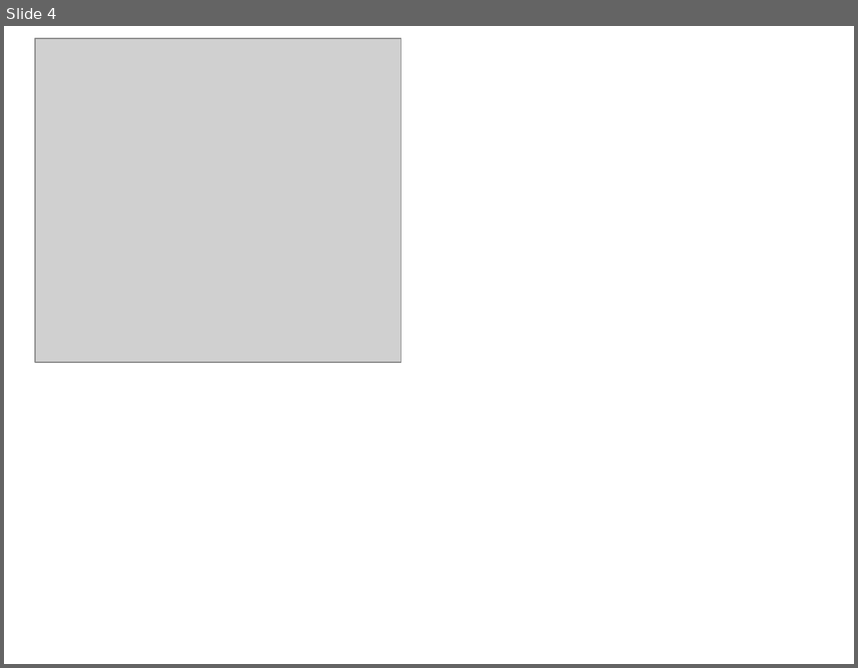
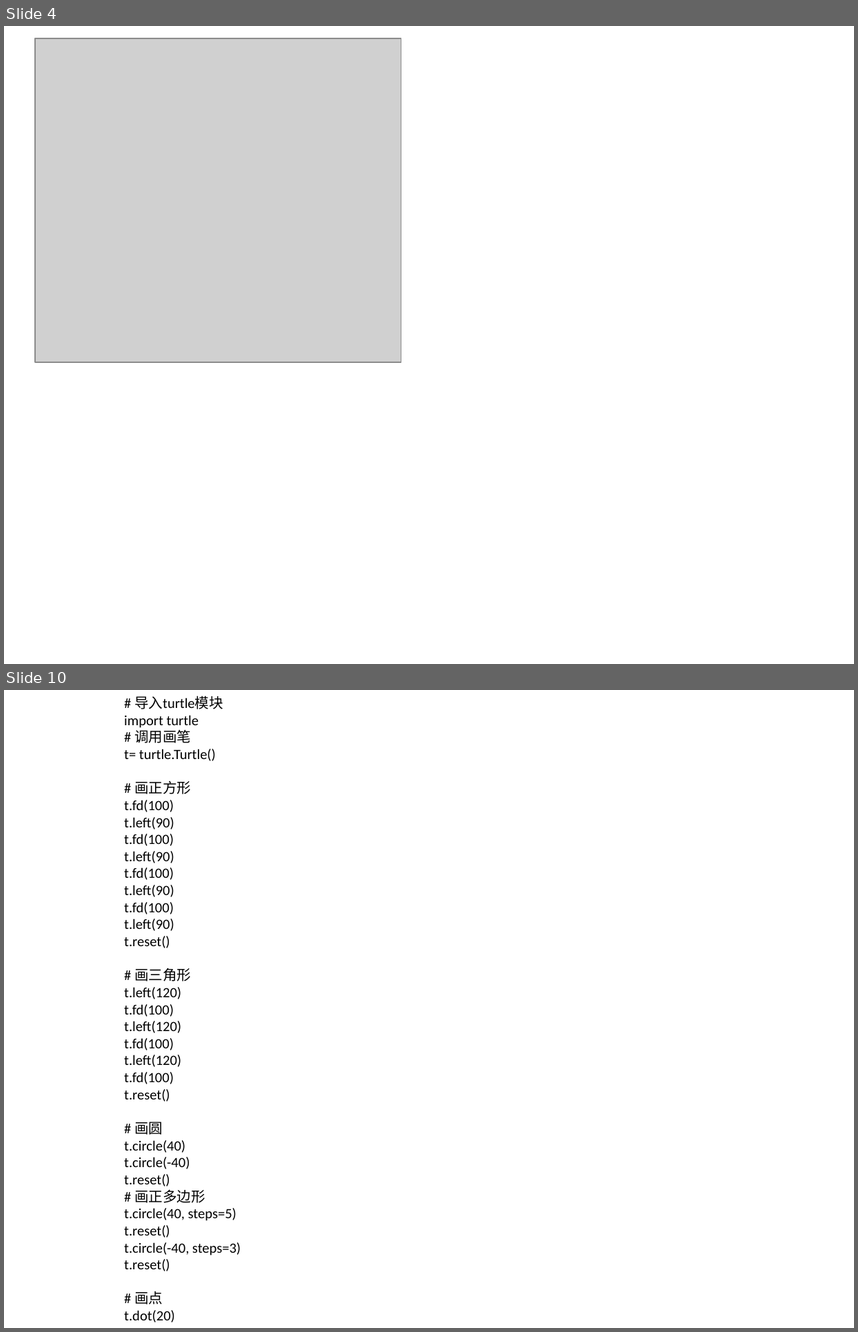
Before and after one commit to jellier/teachkidspython, a slide deck: Python入门课0.pptx. Shown one above the other, each under a label of ours: slide 4 before the commit, slides 4 and 10 after it; the slides between them are not shown. The pictures are 858x668 and 858x1332 pixels, drawn with LibreOffice and Linux fonts; fonts in the diff are those of the drawing; grey boxes stand for pictures. Boxes give left, top, right and bottom in pixels: in the first picture for what was removed or moved away, otherwise in the second. Text is boxed around its words. In the diff, an @@ line names an element or a change of style, - is before the commit and + after.

```diff
--- a/Python入门课0.pptx
+++ b/Python入门课0.pptx
@@ slide 10 added at bbox=[4, 690, 854, 1328], background #FFFFFF @@
@@ text added at bbox=[124, 696, 241, 1322], 12 pt, text #000000 @@
+# 导入turtle模块
+import turtle
+# 调用画笔
+t= turtle.Turtle()
+# 画正方形
+t.fd(100)
+t.left(90)
+t.fd(100)
+t.left(90)
+t.fd(100)
+t.left(90)
+t.fd(100)
+t.left(90)
+t.reset()
+# 画三角形
+t.left(120)
+t.fd(100)
+t.left(120)
+t.fd(100)
+t.left(120)
+t.fd(100)
+t.reset()
+# 画圆
+t.circle(40)
+t.circle(-40)
+t.reset()
+# 画正多边形
+t.circle(40, steps=5)
+t.reset()
+t.circle(-40, steps=3)
+t.reset()
+# 画点
+t.dot(20)
+turtle.done()
```
Also in this commit, not shown: 5 other slides added, 3 other files.
